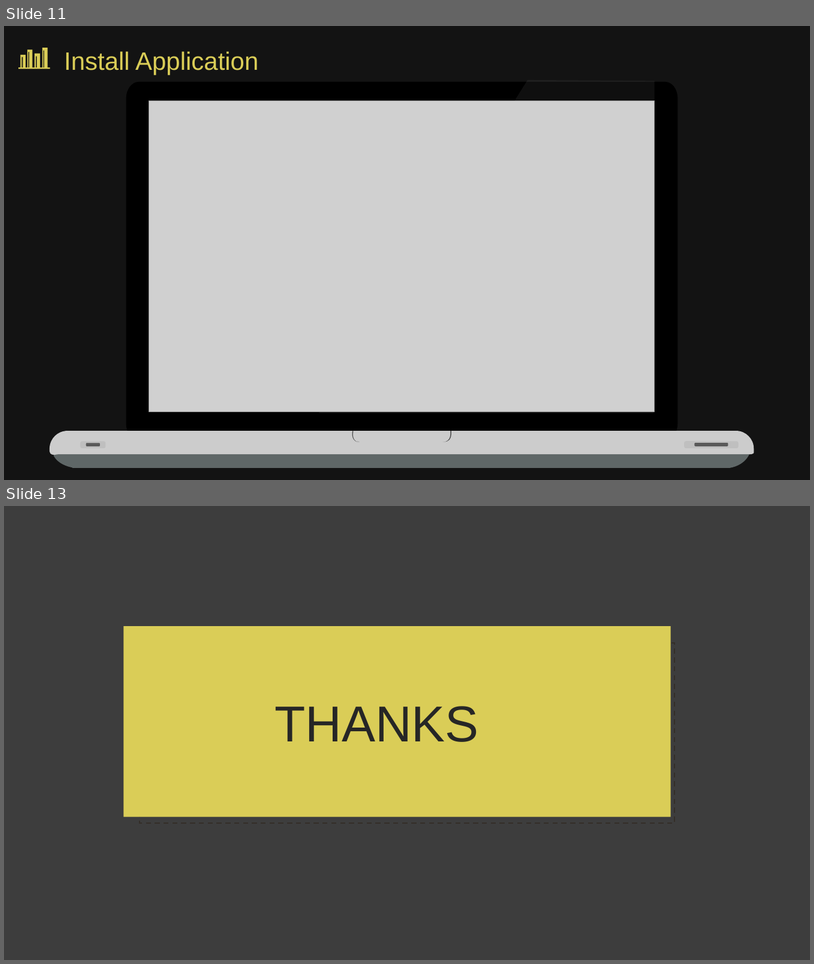
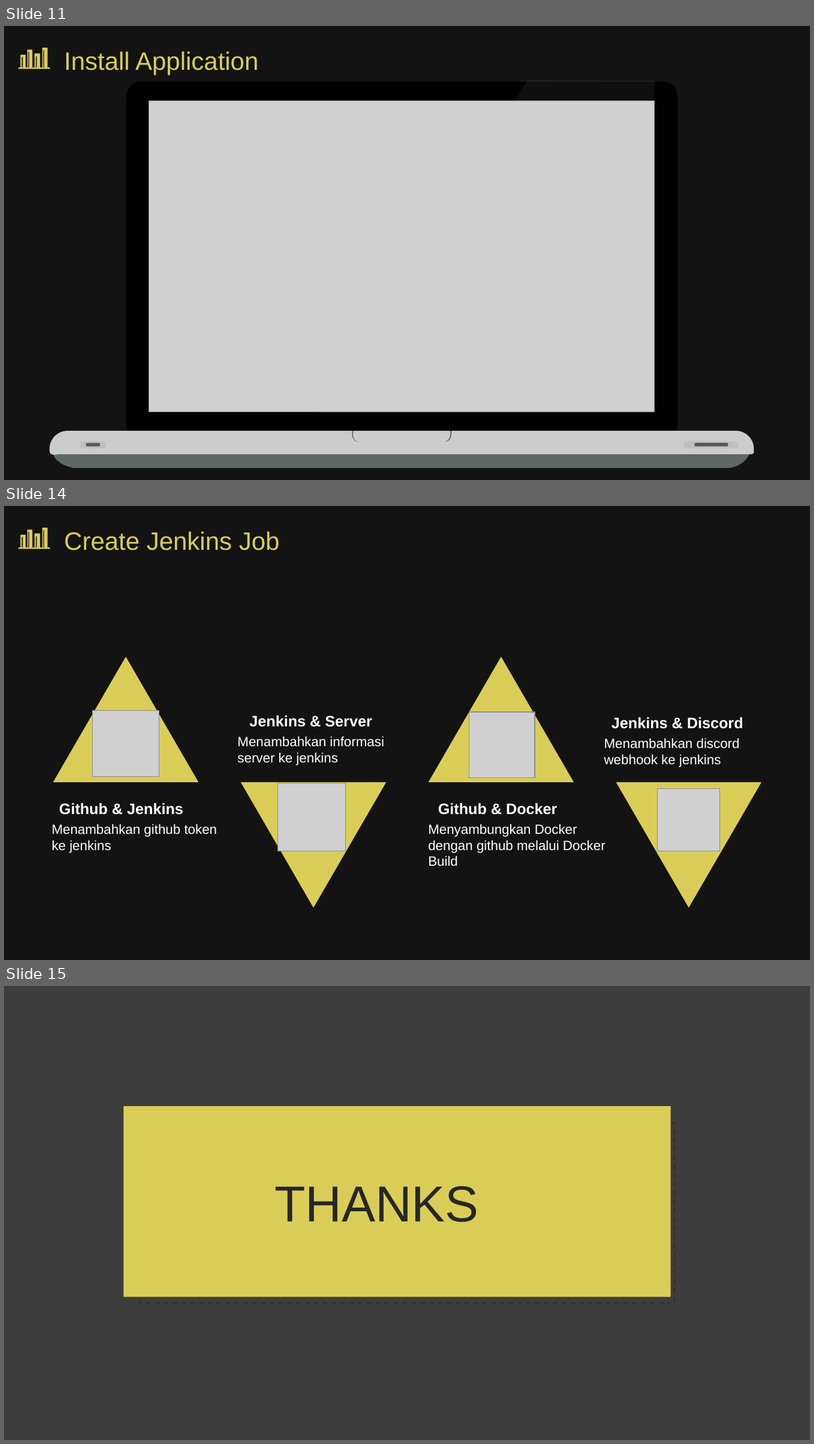
Before and after one commit to frostmarry/DumbwaysBootcamp, a slide deck: dumbweek3/elga-dumbweek3.pptx. Shown one above the other, each under a label of ours: slides 11 and 13 before the commit, slides 11, 14 and 15 after it; the slides between them are not shown. The pictures are 814x964 and 814x1444 pixels, drawn with LibreOffice and Linux fonts; fonts in the diff are those of the drawing; grey boxes stand for pictures; background and template pictures are left out; a plain dark background stands for a picture behind light text. Boxes give left, top, right and bottom in pixels: in the first picture for what was removed or moved away, otherwise in the second. Text is boxed around its words. In the diff, an @@ line names an element or a change of style, - is before the commit and + after.

Commit message:
add ppt

```diff
--- a/dumbweek3/elga-dumbweek3.pptx
+++ b/dumbweek3/elga-dumbweek3.pptx
@@ slide 14 added at box(4, 506, 810, 960), background picture (left out); not listed: 1 template element that a slide beside it also shows @@
@@ freeform shape added at box(18, 528, 50, 549), fill #DACD57 @@
@@ text added at box(64, 531, 280, 550), 30 pt, text #DACD57 @@
+Create Jenkins Job
@@ triangle added at box(53, 657, 198, 782), fill #DACD57 @@
@@ triangle added at box(429, 657, 574, 782), fill #DACD57 @@
@@ picture added at box(93, 711, 159, 777) @@
@@ text added at box(249, 715, 372, 727), 18 pt, text #FFFFFF, bold @@
+Jenkins & Server
@@ picture added at box(470, 712, 535, 777) @@
@@ text added at box(612, 717, 744, 729), 18 pt, text #FFFFFF, bold @@
+Jenkins & Discord
@@ text added at box(237, 736, 384, 765), 16 pt, text #FFFFFF @@
+Menambahkan informasi server ke jenkins
@@ text added at box(605, 738, 740, 767), 16 pt, text #FFFFFF @@
+Menambahkan discord webhook ke jenkins
@@ triangle added at box(241, 782, 386, 907), fill #DACD57 @@
@@ picture added at box(278, 783, 346, 851) @@
@@ triangle added at box(616, 782, 761, 907), fill #DACD57 @@
@@ picture added at box(658, 789, 721, 852) @@
@@ text added at box(59, 802, 183, 814), 18 pt, text #FFFFFF, bold @@
+Github & Jenkins
@@ text added at box(438, 802, 557, 814), 18 pt, text #FFFFFF, bold @@
+Github & Docker
@@ text added at box(52, 823, 218, 853), 16 pt, text #FFFFFF @@
+Menambahkan github token ke jenkins
@@ text added at box(428, 823, 606, 866), 16 pt, text #FFFFFF @@
+Menyambungkan Docker dengan github melalui Docker Build
@@ what was slide 13 is now slide 15 @@
```
Also in this commit, not shown: 2 other slides added, 1 slide removed.
